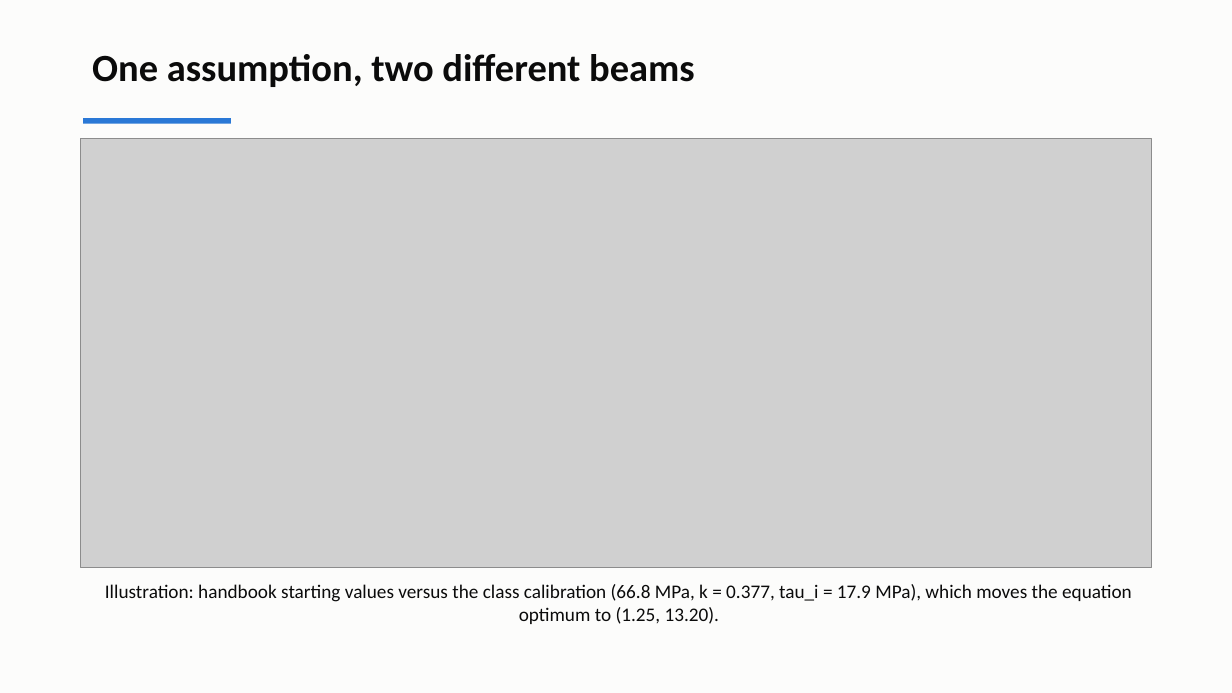
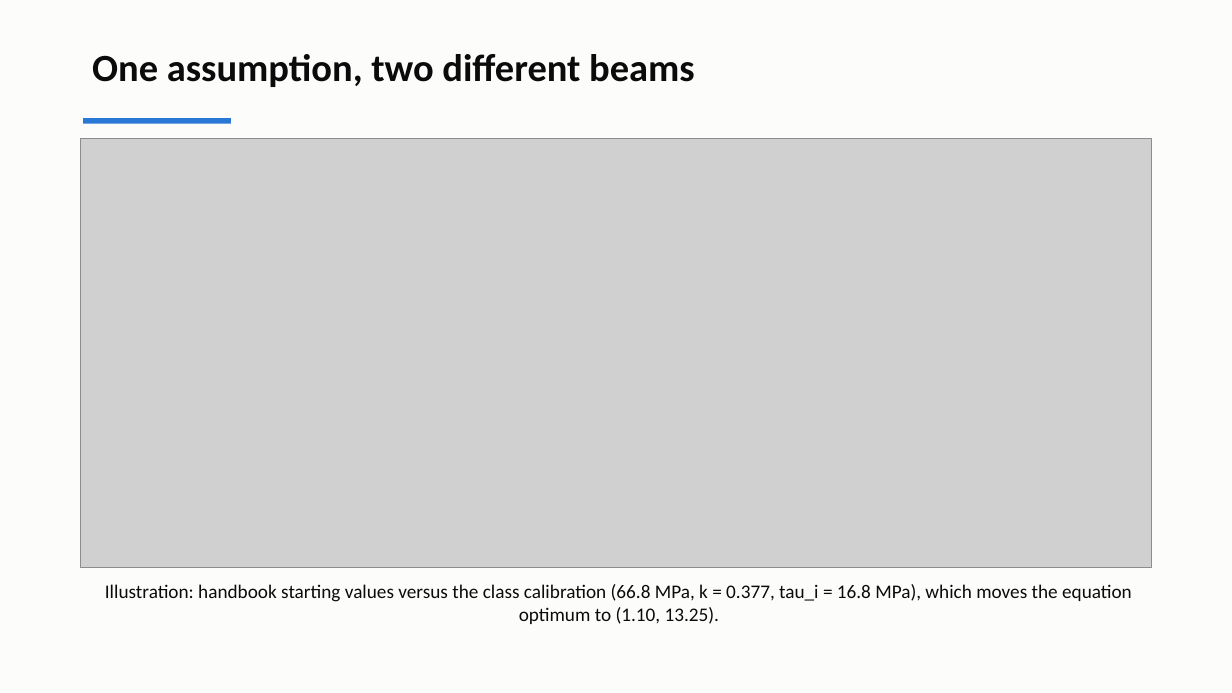
Before and after one commit to andrewvoss8-boop/core-me-data-science-activities-public, a slide deck: slide 22 of me323/Module1_drafts/ME323_Module1_Lecture1.pptx (slide 21 before the commit). Drawn at 1232x693 pixels with LibreOffice and Linux fonts; fonts in the diff are those of the drawing; grey boxes stand for pictures. Boxes give left, top, right and bottom in pixels: in the first picture for what was removed or moved away, otherwise in the second. Text is boxed around its words. In the diff, an @@ line names an element or a change of style, - is before the commit and + after.

```diff
--- a/me323/Module1_drafts/ME323_Module1_Lecture1.pptx
+++ b/me323/Module1_drafts/ME323_Module1_Lecture1.pptx
@@ text at (105, 584, 1132, 624): text changed @@
-Illustration: handbook starting values versus the class calibration (66.8 MPa, k = 0.377, tau_i = 17.9 MPa), which moves the equation optimum to (1.25, 13.20).
+Illustration: handbook starting values versus the class calibration (66.8 MPa, k = 0.377, tau_i = 16.8 MPa), which moves the equation optimum to (1.10, 13.25).
```
Also in this commit, not shown: 1 other slide changed, 2 slides added, 20 other files.
